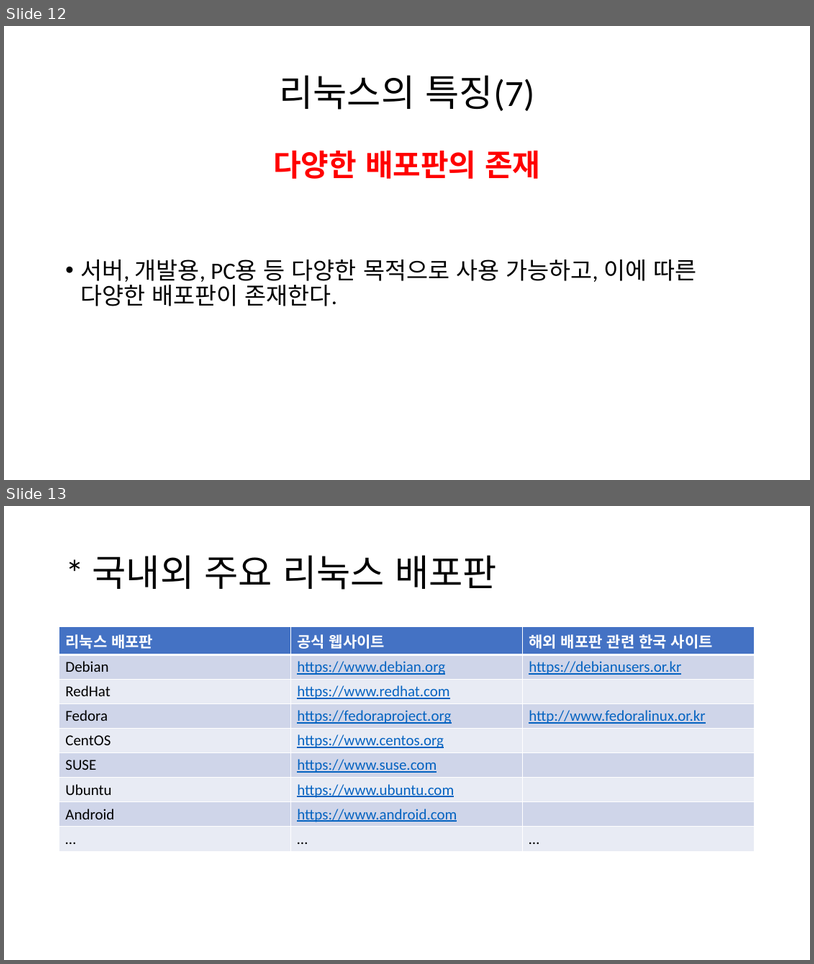
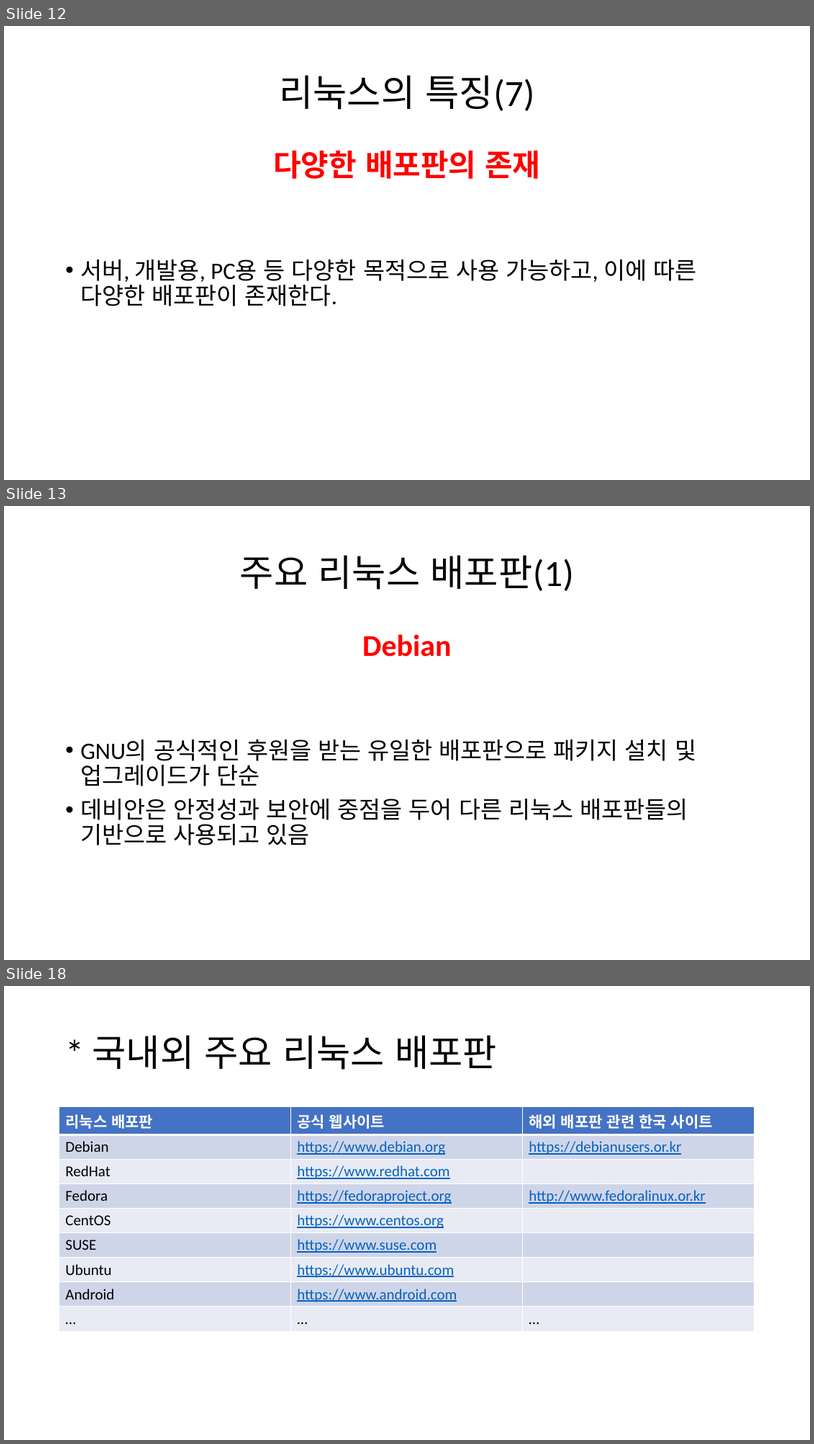
Before and after one commit to Runtym/osf-homework, a slide deck: src/kimbongkook/Linux.pptx. Shown one above the other, each under a label of ours: slides 12 and 13 before the commit, slides 12, 13 and 18 after it; the slides between them are not shown. The pictures are 814x964 and 814x1444 pixels, drawn with LibreOffice and Linux fonts; fonts in the diff are those of the drawing. Boxes give left, top, right and bottom in pixels: in the first picture for what was removed or moved away, otherwise in the second. Text is boxed around its words. In the diff, an @@ line names an element or a change of style, - is before the commit and + after.

```diff
--- a/src/kimbongkook/Linux.pptx
+++ b/src/kimbongkook/Linux.pptx
@@ slide 13 added at [4, 506, 810, 960], background #FFFFFF @@
@@ title added at [240, 555, 574, 591], 44 pt, text #000000 @@
+주요 리눅스 배포판(1)
@@ text added at [80, 634, 697, 845], 28 pt, text #000000 @@
+Debian
+• GNU의 공식적인 후원을 받는 유일한 배포판으로 패키지 설치 및 업그레이드가 단순
+• 데비안은 안정성과 보안에 중점을 두어 다른 리눅스 배포판들의 기반으로 사용되고 있음
@@ what was slide 13 is now slide 18 @@
```
Also in this commit, not shown: 4 other slides added.
